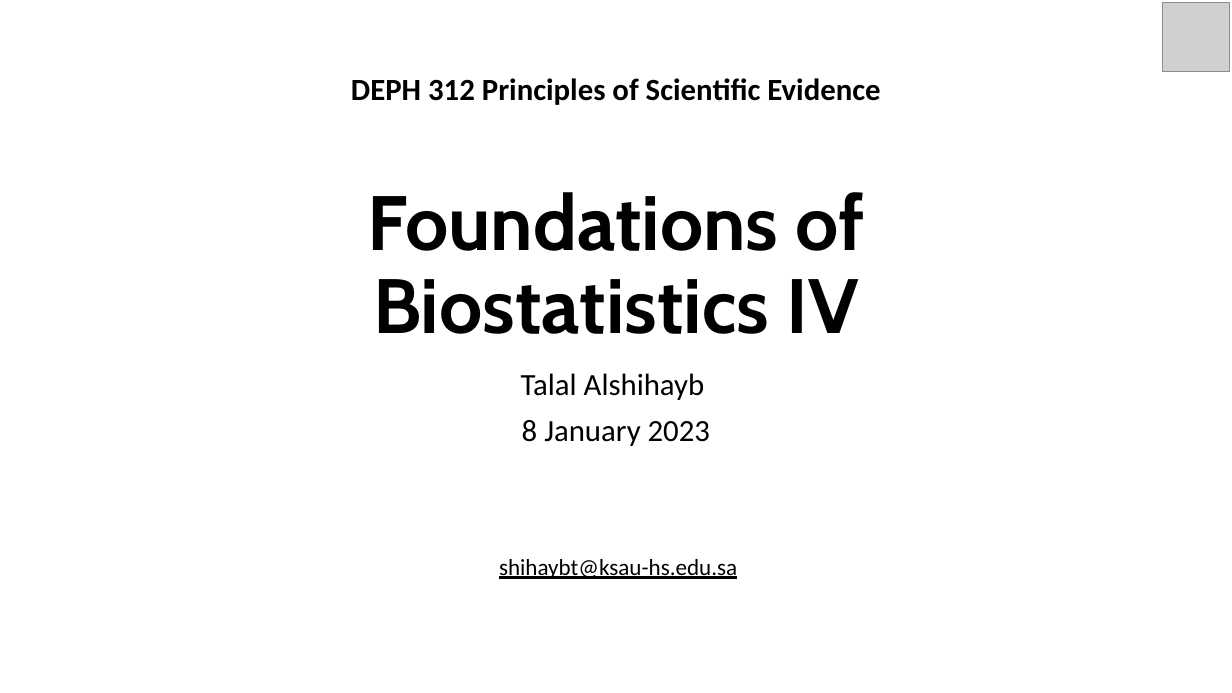
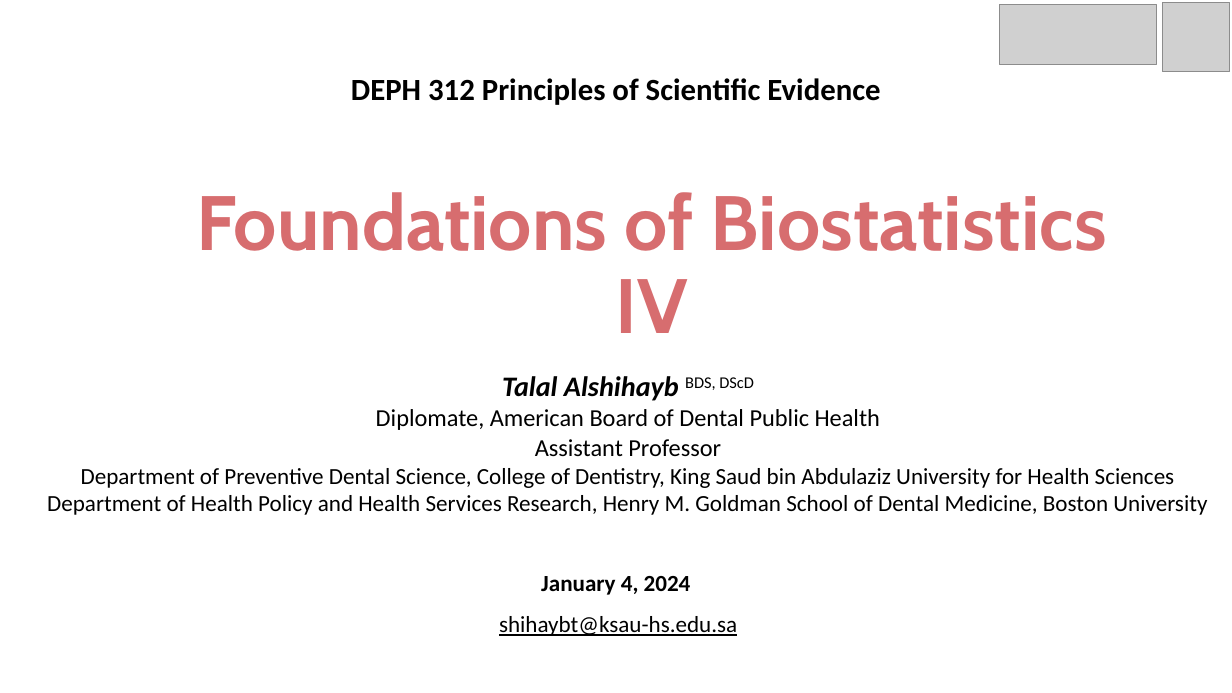
Before and after one commit to tshihayb/Principles-of-Scientific-Evidence, a slide deck: slide 1 of Lectures/DEPH 312 Lecture 11 Foundations of Biostatistics IV.pptx. Drawn at 1232x693 pixels with LibreOffice and Linux fonts; fonts in the diff are those of the drawing; grey boxes stand for pictures. Boxes give left, top, right and bottom in pixels: in the first picture for what was removed or moved away, otherwise in the second. Text is boxed around its words. In the diff, an @@ line names an element or a change of style, - is before the commit and + after.

```diff
--- a/Lectures/DEPH 312 Lecture 11 Foundations of Biostatistics IV.pptx
+++ b/Lectures/DEPH 312 Lecture 11 Foundations of Biostatistics IV.pptx
@@ picture added at [1000,4,1157,65] @@
@@ title "Foundations of Biostatistics IV" at [196,192,1107,333]: text colour #000000 to #D76D6F @@
@@ subtitle added at [47,376,1207,515], 18 pt, text #000000 @@
+Talal Alshihayb BDS, DScD
+Diplomate, American Board of Dental Public Health
+Assistant Professor
+Department of Preventive Dental Science, College of Dentistry, King Saud bin Abdulaziz University for Health Sciences
+Department of Health Policy and Health Services Research, Henry M. Goldman School of Dental Medicine, Boston University
@@ subtitle removed at [521,373,710,446] @@
-Talal Alshihayb
-8 January 2023
@@ text added at [541,576,691,595], 18 pt, text #000000, bold @@
+January 4, 2024
@@ text "shihaybt@ksau-hs.edu.sa": place and size @@
-text "shihaybt@ksau-hs.edu.sa" at [499,559,737,579]
+text "shihaybt@ksau-hs.edu.sa" at [499,616,737,636]
```
Also in this commit, not shown: 1 other slide changed, 5 other files.
